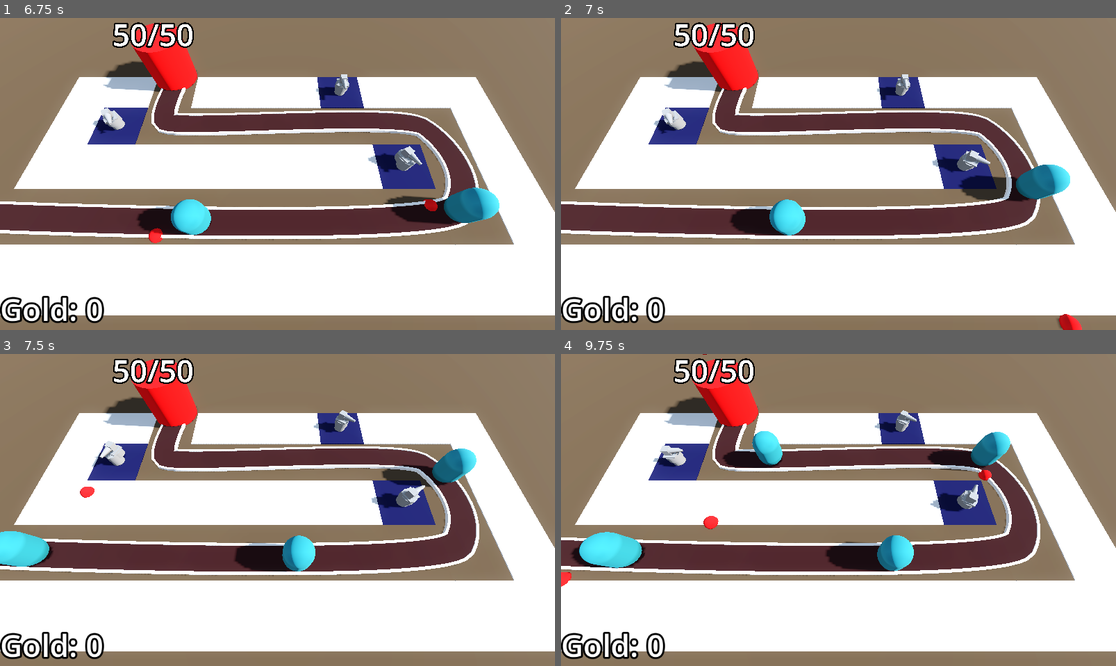
Above: before the commit, frames 1-4 (two rows, left to right).
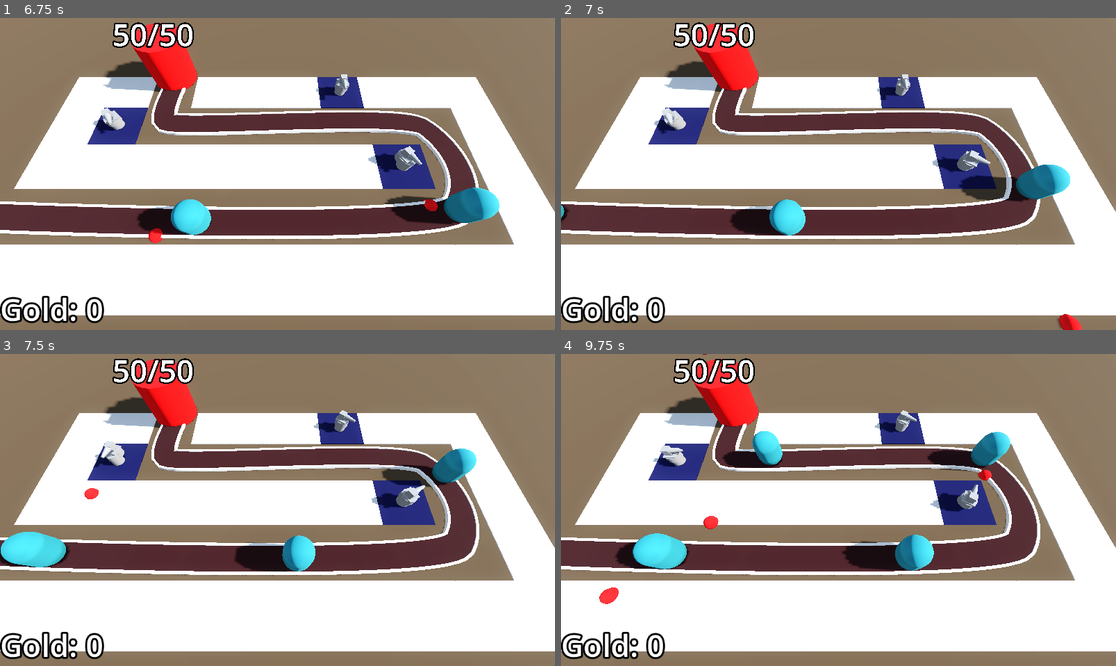
Above: after the commit, the same moments.

Repository: mje819/Barbarian-Blaster
Game: Godot game, scene res://base_level.tscn
Two runs of this game, one before a commit and one after it. Both use one fixed random seed, a clock stepped at 60 frames per second and the inputs below.
Inputs (mouse positions are in pixels of both pictures, inside the frame that each line leads up to):
- Up to frame 1 (6.75 s): tap Enter at 0.5, 2 s; move the mouse to (399, 158) at 0.52 s; click (399, 158) at 0.6 s; tap Space at 1.25, 2.75 s; move the mouse to (166, 189) at 1.27 s; click (166, 189) at 1.35 s; move the mouse to (333, 105) at 2.02 s; click (333, 105) at 2.1 s; move the mouse to (249, 236) at 2.77 s; click (249, 236) at 2.85 s; move the mouse to (444, 220) at 3.52 s; click (444, 220) at 3.6 s; move the mouse to (111, 127) at 4.27 s; click (111, 127) at 4.35 s; move the mouse to (305, 174) at 5.02 s; click (305, 174) at 5.1 s; move the mouse to (194, 96) at 5.77 s; click (194, 96) at 5.85 s; move the mouse to (399, 158) at 6.52 s; click (399, 158) at 6.6 s
- Up to frame 2 (7 s): no input
- Up to frame 3 (7.5 s): move the mouse to (166, 525) at 7.27 s; click (166, 525) at 7.35 s
- Up to frame 4 (9.75 s): move the mouse to (894, 441) at 8.02 s; click (894, 441) at 8.1 s; move the mouse to (810, 572) at 8.77 s; click (810, 572) at 8.85 s; move the mouse to (1005, 556) at 9.52 s; click (1005, 556) at 9.6 s

Frame 1 is identical in both runs. In frame 2, less than 0.1% of the frame differs, in the area x 0-2%, y 59-66%; in frame 3, 0.8%; in frame 4, 3.5%, in the area x 0-68%, y 57-81%.

Commit message:
add spawn time and enemy health curves wip?

Diff:
--- a/Base/base.gd
+++ b/Base/base.gd
@@ -23,4 +23,3 @@
 
 func take_damage() -> void:
 	health -= 1
-	#print("damage taken by base")
--- /dev/null
+++ b/DifficultyManager/difficulty_manager.gd
@@ -0,0 +1,22 @@
+extends Node
+
+@export var game_length := 30.0
+@export var spawn_time_curve : Curve
+@export var enemy_health_curve : Curve
+
+@onready var timer: Timer = $Timer
+
+func _ready() -> void:
+	timer.start(game_length)
+
+func _process(_delta: float) -> void:
+	pass
+
+func game_progress_ratio() -> float:
+	return (1 - (timer.time_left / game_length))
+
+func get_spawn_time() -> float:
+	return spawn_time_curve.sample(game_progress_ratio())
+
+func get_enemy_health() -> float:
+	return enemy_health_curve.sample(game_progress_ratio())
--- /dev/null
+++ b/DifficultyManager/difficulty_manager.tscn
@@ -0,0 +1,22 @@
+[gd_scene load_steps=4 format=3 uid="uid://mkj7f0lctt2k"]
+
+[ext_resource type="Script" uid="uid://ieud5sye07tj" path="res://DifficultyManager/difficulty_manager.gd" id="1_ab1g6"]
+
+[sub_resource type="Curve" id="Curve_ab1g6"]
+_limits = [0.25, 2.0, 0.0, 1.0]
+_data = [Vector2(0, 2), 0.0, -1.7500001, 0, 1, Vector2(1, 0.25), -1.7500001, 0.0, 1, 0]
+point_count = 2
+
+[sub_resource type="Curve" id="Curve_4w8ng"]
+_limits = [0.0, 150.0, 0.0, 1.0]
+_data = [Vector2(0, 10), 0.0, 140.0, 0, 1, Vector2(1, 150), 140.0, 0.0, 1, 0]
+point_count = 2
+
+[node name="DifficultyManager" type="Node"]
+script = ExtResource("1_ab1g6")
+spawn_time_curve = SubResource("Curve_ab1g6")
+enemy_health_curve = SubResource("Curve_4w8ng")
+
+[node name="Timer" type="Timer" parent="."]
+one_shot = true
+autostart = true
--- a/Enemy/enemy.gd
+++ b/Enemy/enemy.gd
@@ -16,7 +16,7 @@
 			animation_player.play("take_damage")
 		health = new_health
 		if health < 1:
-			await get_tree().create_timer(.25).timeout
+			#await get_tree().create_timer(.25).timeout
 			bank.gold += gold_for_enemy
 			queue_free()
 
@@ -27,6 +27,7 @@
 	health = max_health
 
 
+
 # Called every frame. 'delta' is the elapsed time since the previous frame.
 func _process(delta: float) -> void:
 	progress += speed * delta
--- a/Enemy/enemy_path.gd
+++ b/Enemy/enemy_path.gd
@@ -3,10 +3,13 @@
 @onready var timer: Timer = $Timer
 
 @export var enemy_scene : PackedScene
-
+@export var difficulty_manager : Node
 func spawn_enemy() -> void:
 	var enemy = enemy_scene.instantiate()
 	add_child(enemy)
+	timer.wait_time = difficulty_manager.get_spawn_time()
+	enemy.max_health = difficulty_manager.get_enemy_health()
+	print(enemy.max_health)
 
 func _on_timer_timeout() -> void:
 	spawn_enemy()
--- a/RayPickerCamera/ray_picker_camera.gd
+++ b/RayPickerCamera/ray_picker_camera.gd
@@ -19,7 +19,6 @@
 	ray_cast_3d.target_position = project_local_ray_normal(mouse_position) * 100.0
 	# update the ray_cast_3d immediately
 	ray_cast_3d.force_raycast_update()
-	#printt(ray_cast_3d.get_collider(),ray_cast_3d.get_collision_point())
 
 
 	if ray_cast_3d.is_colliding() and bank.gold >= tower_cost:
--- a/Turret/projectile.gd
+++ b/Turret/projectile.gd
@@ -15,7 +15,6 @@
 
 
 func _on_area_entered(area: Area3D) -> void:
-	#print(area)
 	if area.is_in_group("enemy_area"):
 		area.get_parent().health -= 25
 		queue_free()
--- a/base_level.tscn
+++ b/base_level.tscn
@@ -8,6 +8,7 @@
 [ext_resource type="Script" uid="uid://bon5dpar4wygo" path="res://Turret/turret_manager.gd" id="5_ftfrf"]
 [ext_resource type="PackedScene" uid="uid://d01unib15e15u" path="res://Turret/turret.tscn" id="6_u2wky"]
 [ext_resource type="Script" uid="uid://brmiqfbffbybp" path="res://Bank/bank.gd" id="8_bkkah"]
+[ext_resource type="PackedScene" uid="uid://mkj7f0lctt2k" path="res://DifficultyManager/difficulty_manager.tscn" id="9_xjg0i"]
 
 [sub_resource type="ProceduralSkyMaterial" id="ProceduralSkyMaterial_4sal3"]
 sky_horizon_color = Color(0.66224277, 0.6717428, 0.6867428, 1)
@@ -72,10 +73,11 @@
 }
 metadata/_editor_floor_ = Vector3(0, 0, 0)
 
-[node name="EnemyPath" type="Path3D" parent="."]
+[node name="EnemyPath" type="Path3D" parent="." node_paths=PackedStringArray("difficulty_manager")]
 curve = SubResource("Curve3D_bo3yr")
 script = ExtResource("3_2elnx")
 enemy_scene = ExtResource("2_5vx1e")
+difficulty_manager = NodePath("../DifficultyManager")
 
 [node name="Road" type="CSGPolygon3D" parent="EnemyPath"]
 polygon = PackedVector2Array(-1, 0, -1, 0.2, 1, 0.2, 1, 0)
@@ -151,4 +153,6 @@
 text = "Gold: 150"
 label_settings = SubResource("LabelSettings_2elnx")
 
+[node name="DifficultyManager" parent="." instance=ExtResource("9_xjg0i")]
+
 [connection signal="timeout" from="EnemyPath/Timer" to="EnemyPath" method="_on_timer_timeout"]
Not shown, added: DifficultyManager/difficulty_manager.gd.uid
Not shown: 1 places in base_level.tscn that only renumber resources
